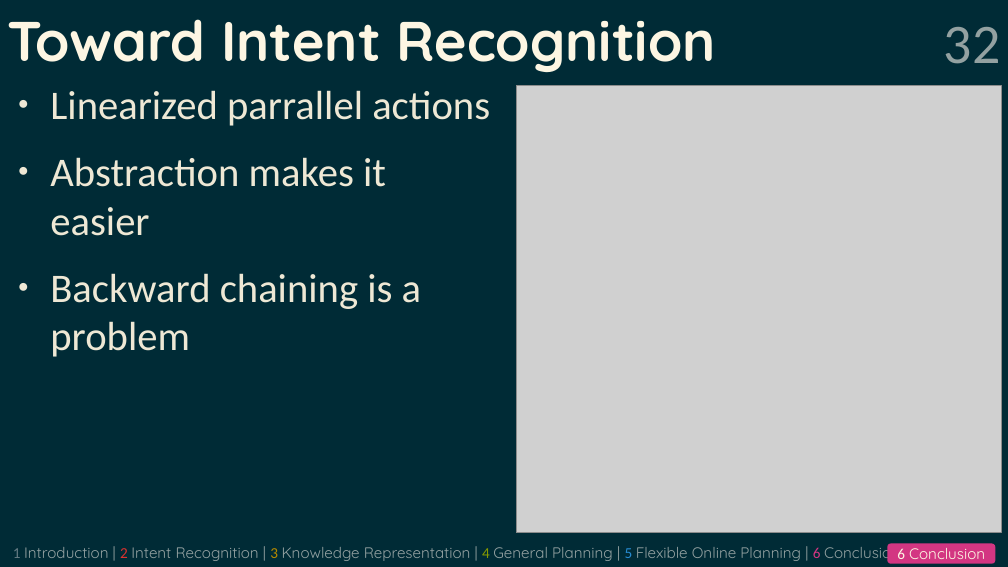
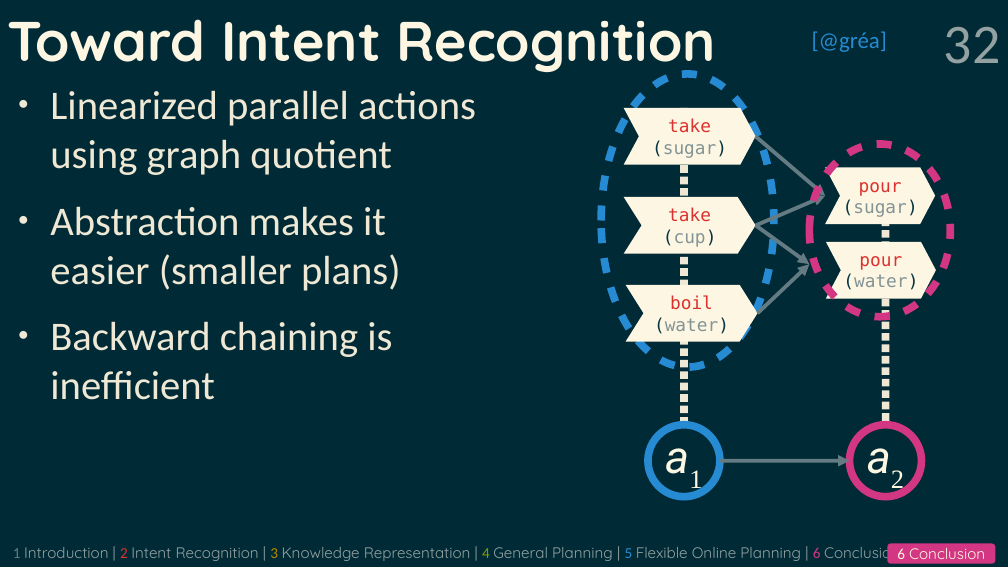
Before and after one commit to grea09/gennio, a slide deck: slide 32 of doc/defense.odp. Drawn at 1008x567 pixels with LibreOffice and Linux fonts; fonts in the diff are those of the drawing; grey boxes stand for pictures. Boxes give left, top, right and bottom in pixels: in the first picture for what was removed or moved away, otherwise in the second. Text is boxed around its words. In the diff, an @@ line names an element or a change of style, - is before the commit and + after.

```diff
--- a/doc/defense.odp
+++ b/doc/defense.odp
@@ text added at (812, 31, 887, 52), 18 pt, text #268BD2 @@
+[@gréa]
@@ picture removed at (517, 85, 1002, 533) @@
@@ ellipse added at (601, 74, 774, 368), outline #268BD2 6.01 pt @@
@@ text at (50, 90, 476, 400): text changed @@
-● Linearized parrallel actions
-● Abstraction makes it easier
-● Backward chaining is a problem
+● Linearized parallel actions using graph quotient
+● Abstraction makes it easier (smaller plans)
+● Backward chaining is inefficient
@@ freeform shape added at (624, 108, 756, 165), fill #FDF6E3, 14 pt, text #839496 @@
+take
+(sugar)
@@ line added from (684, 108) to (684, 425), #EEE8D5 6.01 pt @@
@@ arrow added from (756, 136) to (825, 196), #657B83 3 pt @@
@@ ellipse added at (810, 144, 950, 316), outline #D33682 6.01 pt @@
@@ freeform shape added at (825, 167, 935, 224), fill #FDF6E3, 14 pt, text #839496 @@
+pour
+(sugar)
@@ line added from (886, 173) to (886, 425), #EEE8D5 6.01 pt @@
@@ freeform shape added at (624, 197, 756, 253), fill #FDF6E3, 14 pt, text #DC322F @@
+take
+(cup)
@@ arrow added from (756, 226) to (825, 196), #657B83 3 pt @@
@@ arrow added from (756, 225) to (810, 264), #657B83 3 pt @@
@@ arrow added from (758, 314) to (810, 264), #657B83 3 pt @@
@@ freeform shape added at (826, 241, 936, 298), fill #FDF6E3, 14 pt, text #839496 @@
+pour
+(water)
@@ freeform shape added at (626, 285, 757, 342), fill #FDF6E3, 14 pt, text #839496 @@
+boil
+(water)
@@ ellipse added at (649, 425, 721, 498), outline #268BD2 6.01 pt, 36 pt, text #FDF6E3, italic @@
+a1
@@ ellipse added at (850, 425, 922, 498), outline #D33682 6.01 pt, 36 pt, text #FDF6E3, italic @@
+a2
@@ arrow added from (720, 461) to (850, 461), #657B83 3 pt @@
```
Also in this commit, not shown: 20 other slides changed, 2 slides added, 2 slides removed, 1 other file.
